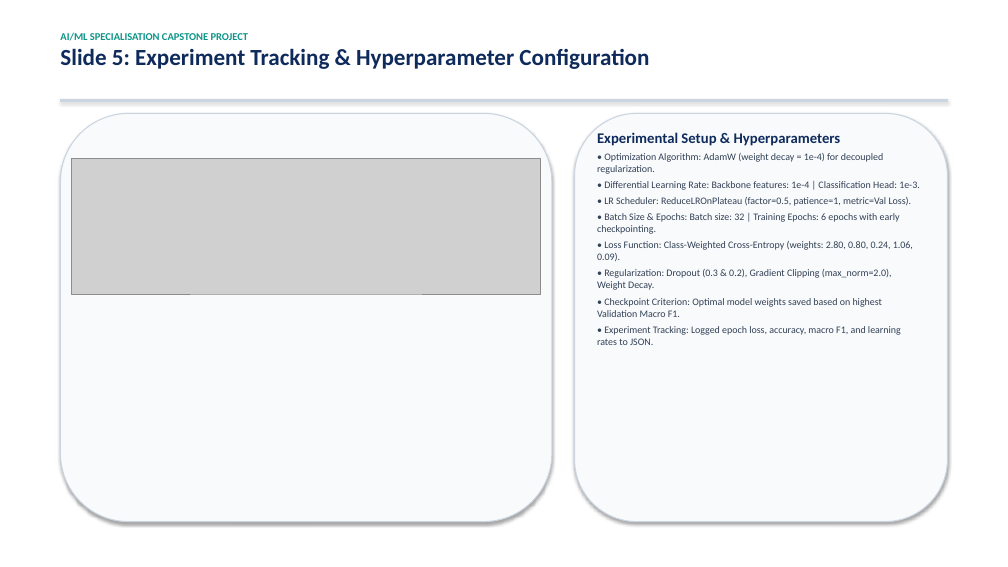
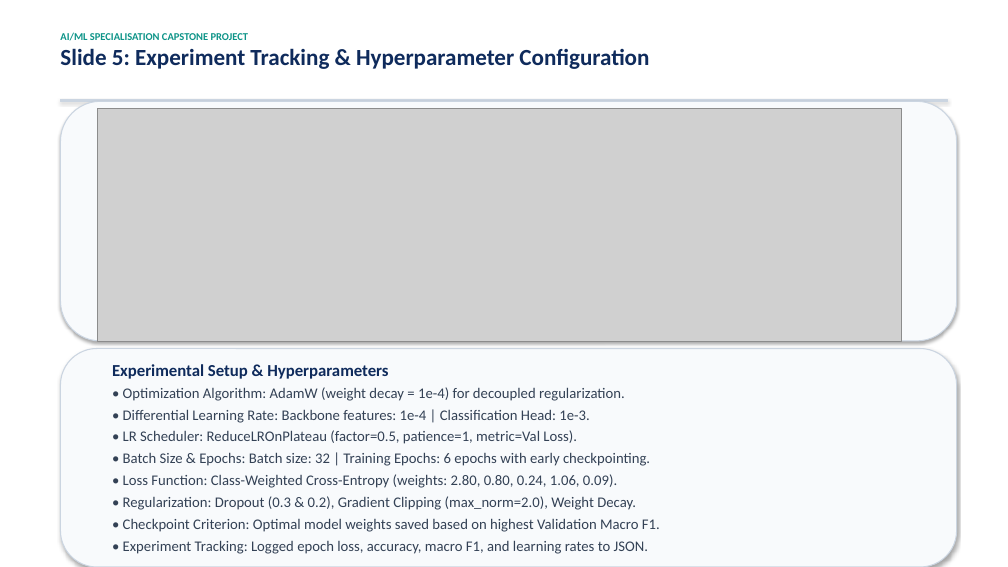
Before and after one commit to drsiginmdpatho-svg/White-Blood-Cell-Classification, a slide deck: slide 5 of reports/WBC_Classification_Academic_Presentation.pptx. Drawn at 1008x567 pixels with LibreOffice and Linux fonts; fonts in the diff are those of the drawing; grey boxes stand for pictures. Boxes give left, top, right and bottom in pixels: in the first picture for what was removed or moved away, otherwise in the second. Text is boxed around its words. In the diff, an @@ line names an element or a change of style, - is before the commit and + after.

```diff
--- a/reports/WBC_Classification_Academic_Presentation.pptx
+++ b/reports/WBC_Classification_Academic_Presentation.pptx
@@ rounded rectangle: place and size @@
-rounded rectangle at [60, 113, 552, 522]
+rounded rectangle at [60, 101, 957, 341]
@@ picture: place and size @@
-picture at [72, 159, 541, 294]
+picture at [98, 109, 901, 341]
@@ rounded rectangle: place and size @@
-rounded rectangle at [575, 113, 948, 522]
+rounded rectangle at [60, 349, 957, 567]
@@ text "Experimental Setup & Hyperparameters": place and size @@
-text "Experimental Setup & Hyperparameters" at [597, 132, 920, 345]
+text "Experimental Setup & Hyperparameters" at [112, 364, 660, 554]
@@ text "Experimental Setup & Hyperparameters" at [112, 364, 660, 554]: size 14 to 16 pt in "Experimental Setup & Hyperparameters"; size 9.5 to 14 pt @@
```
Also in this commit, not shown: 7 other slides changed, 3 other files.
